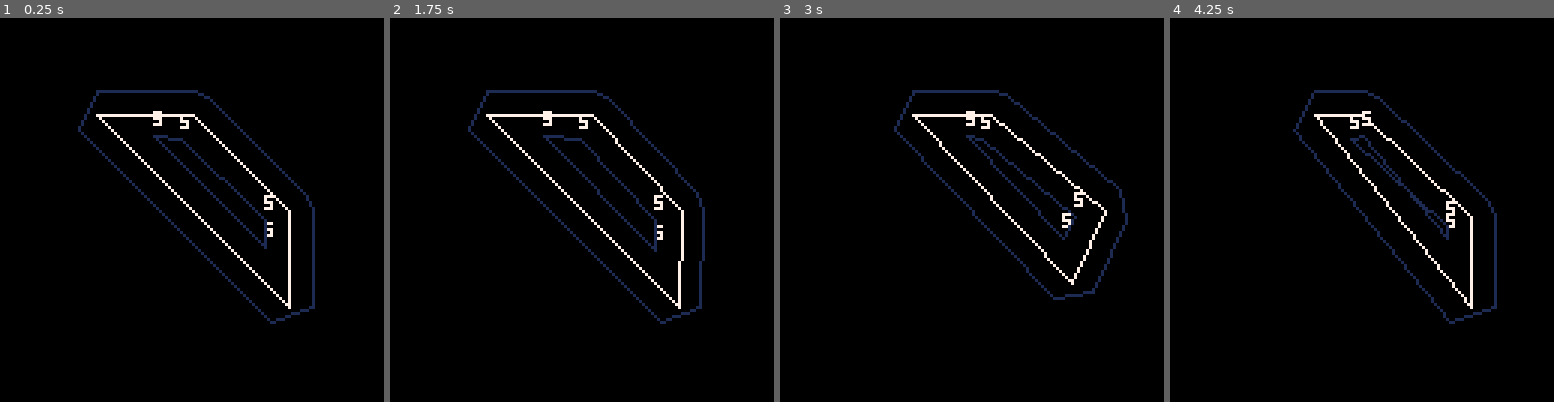
Above: before the commit, frames 1-4 (left to right).
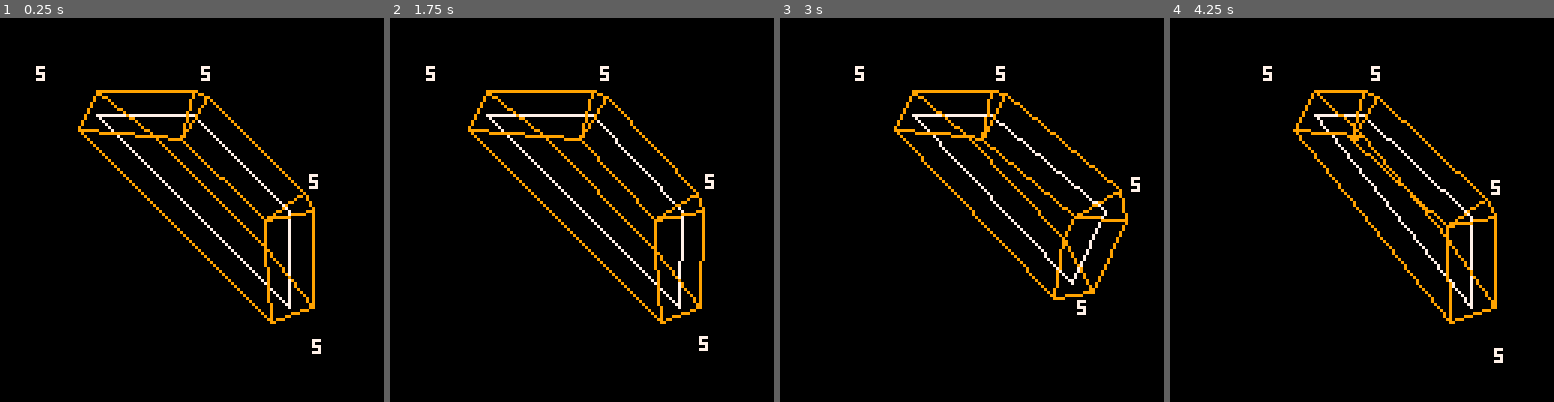
Above: after the commit, the same moments.

Repository: freds72/topgear
Game: PICO-8 cartridge carts/bend.p8
The game is run twice, just before and just after one commit, with the same random seed, the same clock (stepped at 60 frames per second) and the same inputs.
Inputs:
- Up to frame 1 (0.25 s): no input
- Up to frame 2 (1.75 s): tap O (Z key) at 0.7, 1.7 s; hold Right from 1.6 s (still down)
- Up to frame 3 (3 s): release Right at 2.1 s; tap O (Z key) at 2.1, 2.5, 2.9 s; hold Up 2.15-2.42 s; hold Right from 2.47 s (still down)
- Up to frame 4 (4.25 s): release Right at 3.03 s; hold Left 3.08-3.58 s; tap O (Z key) at 3.3, 3.7, 4.1 s; hold Down 3.63-3.97 s; hold Right from 4.02 s (still down)

The runs differ from the first frame. In frame 1, 3.0% of the frame differs, in the area x 9-84%, y 12-88%; in frame 2, 3.1%, in the area x 9-85%, y 12-87%; in frame 3, 2.9%; in frame 4, 2.8%.

Commit message:
road generation ok

Diff:
--- a/carts/bend.p8
+++ b/carts/bend.p8
@@ -77,6 +77,7 @@
 	cls()
 	local inner,outer={},{}
 	local n=#track
+	local faces={}
 	for i=0,n-1 do
 		local t1,t2,t3=track[((i-1)%n)+1],track[(i%n)+1],track[((i+1)%n)+1]
 		line(t1[1],t1[2],t2[1],t2[2],7)
@@ -89,30 +90,61 @@
 		-- line(p1[1],p1[2],p2[1],p2[2],1)
 		local res,out=intersect(p1,p2,p3,p4)
 		if out then
+			print(res,out[1],out[2]-8,7)
 			local side,right_side,left_side=1,inner,outer
-			if res==1 then
-				side,right_side,left_side=-1,outer,inner
+			-- straight line
+			if res==2 then
+				out=v_add(t2,t1.v,-8)
+				if i>0 then
+					add(faces,{p2,out,left_side[#left_side],right_side[#right_side]})
+				end
+				add(right_side,p2)
+				add(left_side,out)
+			else
+				if res==1 then
+					side,right_side,left_side=-1,outer,inner
+				end
+				p2=v_add(t2,t1.v,side*8)
+				p3=v_add(t2,t2.v,side*8)
+				-- get the "opposite" point
+				out=v_add(t2,make_v(t2,out),-side)
+
+				if i>0 then
+					add(faces,{p2,out,left_side[#left_side],right_side[#right_side]})
+				end
+				-- inner slice
+				if side==1 then
+					add(faces,{p3,p2,out})
+				else
+					add(faces,{p2,p3,out})
+				end
+				add(right_side,p2) -- p2
+				add(right_side,p3) -- p3 (bevel)
+				add(left_side,out)
 			end
-			add(right_side,v_add(t2,t1.v,side*8)) -- p2
-			add(right_side,v_add(t2,t2.v,side*8)) -- p3
-			-- get the "opposite" point
-			out=v_add(t2,make_v(t2,out),-side)
-			pset(out[1],out[2],8)
-			add(left_side,out)
-			print(res,out[1],out[2]-8,7)
 		end
-
+	end
+	if #inner>1 and #outer>1 then
+		add(faces,{inner[1],outer[1],outer[#outer],inner[#inner]})
 	end
 
 	n=#outer
-	for i=1,#outer do
+	for i=1,n do
 		local p0,p1=outer[i%n+1],outer[i]
 		line(p0[1],p0[2],p1[1],p1[2],1)
 	end
 	n=#inner
-	for i=1,#inner do
+	for i=1,n do
 		local p0,p1=inner[i%n+1],inner[i]
 		line(p0[1],p0[2],p1[1],p1[2],1)
+	end
+
+	for _,p in pairs(faces) do
+		n=#p
+		for i=1,n do
+			local p0,p1=p[i%n+1],p[i]
+			line(p0[1],p0[2],p1[1],p1[2],9)
+		end
 	end
 
 end
